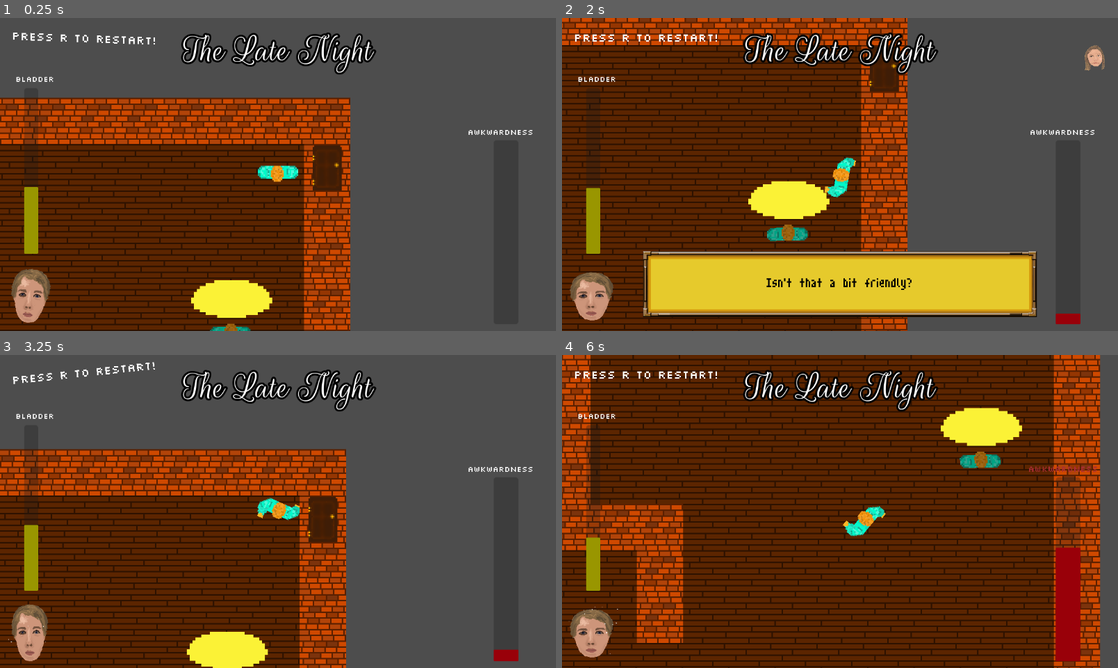
Above: before the commit, frames 1-4 (two rows, left to right).
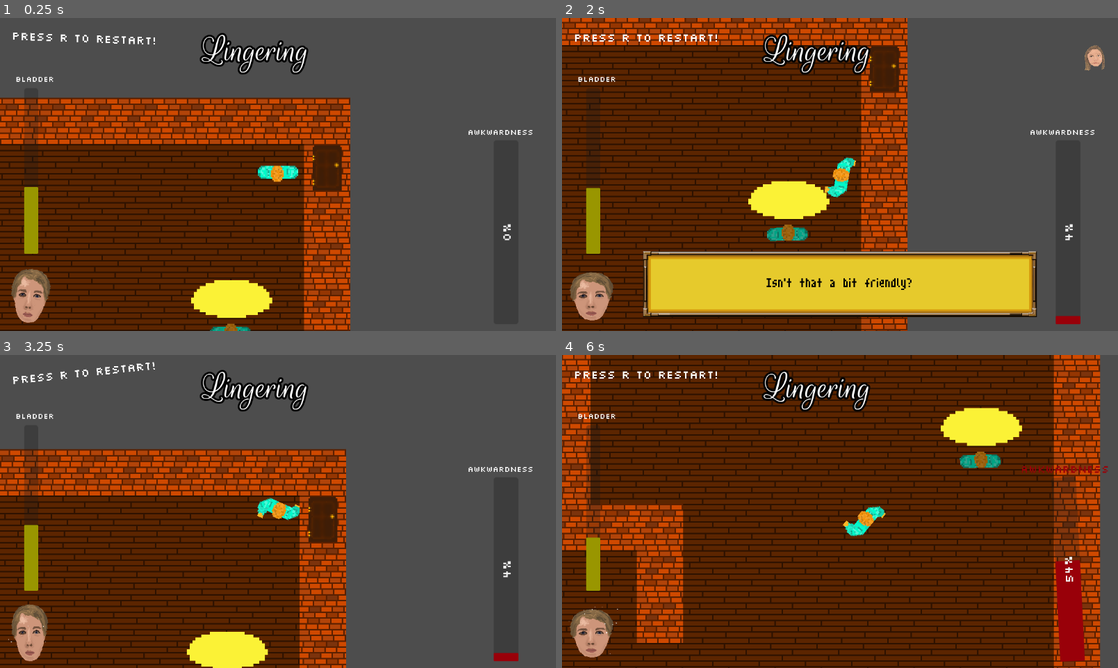
Above: after the commit, the same moments.

Repository: Jibby-Games/PizzaJam11
Game: Godot game, scene res://levels/PartyGame/house2.tscn
The game is run twice, just before and just after one commit, with the same random seed, the same clock (stepped at 60 frames per second) and the same inputs. This scene is started directly instead of the project's main scene.
Inputs (mouse positions are in pixels of both pictures, inside the frame that each line leads up to):
- Up to frame 1 (0.25 s): no input
- Up to frame 2 (2 s): tap R (restart) at 0.5, 1.25 s; move the mouse to (962, 158) at 0.52 s; press the mouse at (962, 158) at 0.53 s; hold D (right) 0.53-1.28 s; tap Enter (ui_accept) at 0.77, 1.52 s; move the mouse to (728, 190) at 1.27 s; release the mouse at (728, 190) at 1.28 s; hold S (down) from 1.28 s (still down); click (728, 190) at 1.35 s
- Up to frame 3 (3.25 s): tap R (restart) at 2, 2.75 s; move the mouse to (333, 442) at 2.02 s; release S (down) at 2.03 s; press the mouse at (333, 442) at 2.03 s; hold D (right) 2.03-2.78 s; move the mouse to (250, 574) at 2.77 s; release the mouse at (250, 574) at 2.78 s; hold W (up) from 2.78 s (still down); click (250, 574) at 2.85 s; tap Enter (ui_accept) at 3.02 s
- Up to frame 4 (6 s): tap R (restart) at 3.5, 4.25 s; move the mouse to (1006, 558) at 3.52 s; release W (up) at 3.53 s; press the mouse at (1006, 558) at 3.53 s; hold A (left) 3.53-5.03 s; tap Enter (ui_accept) at 3.77, 4.52 s; move the mouse to (673, 464) at 4.27 s; release the mouse at (673, 464) at 4.28 s; click (673, 464) at 4.35 s; move the mouse to (867, 511) at 5.02 s; press the mouse at (867, 511) at 5.03 s; hold S (down) 5.03-5.78 s; move the mouse to (756, 433) at 5.77 s; release the mouse at (756, 433) at 5.78 s; hold D (right) from 5.78 s (still down); click (756, 433) at 5.85 s

The runs differ from the first frame. In frame 1, 2.3% of the frame differs, in the area x 32-92%, y 4-72%; in frame 2, 2.5%; in frame 3, 2.4%; in frame 4, 3.2%, in the area x 8-99%, y 4-98%.

Commit message:
fix: level names and reduce awkward timer

Diff:
--- a/levels/PartyGame/house0.tscn
+++ b/levels/PartyGame/house0.tscn
@@ -10,7 +10,7 @@
 
 [node name="Level" instance=ExtResource("1_p5jp2")]
 script = ExtResource("2_hlqrf")
-level_name = "The Party"
+level_name = "Mingling"
 music_track = "sensual"
 
 [node name="TileMap" parent="." index="0"]
--- a/levels/PartyGame/house1.tscn
+++ b/levels/PartyGame/house1.tscn
@@ -3,9 +3,9 @@
 [ext_resource type="Script" path="res://levels/PartyGame/house1.gd" id="1_n11yo"]
 [ext_resource type="PackedScene" uid="uid://b8xwphmndk8fr" path="res://levels/base_level.tscn" id="1_ts1bo"]
 [ext_resource type="PackedScene" uid="uid://164aiq1258ql" path="res://objects/awkward_trigger.tscn" id="2_luga6"]
+[ext_resource type="Resource" uid="uid://tt06b2l5tvh3" path="res://levels/PartyGame/dog_awkward_data.tres" id="3_ynrsy"]
 [ext_resource type="Script" path="res://awkward_scenarios/awkward_scenario_data.gd" id="4_ljcxp"]
 [ext_resource type="Resource" uid="uid://cwd6dj04cwly6" path="res://levels/PartyGame/leaving_awkward_scene.tres" id="4_qhbga"]
-[ext_resource type="Resource" uid="uid://i8otugdnmjmq" path="res://awkward_scenarios/dog_awkward_data.tres" id="5_hobxe"]
 [ext_resource type="PackedScene" uid="uid://dibhmbwefhtgx" path="res://objects/door_trigger.tscn" id="5_ua6fa"]
 
 [sub_resource type="Resource" id="Resource_rp1um"]
@@ -39,6 +39,8 @@
 
 [node name="Level" instance=ExtResource("1_ts1bo")]
 script = ExtResource("1_n11yo")
+level_name = "The Crescendo"
+music_track = "jazz"
 
 [node name="TileMap" parent="." index="0"]
 layer_0/tile_data = PackedInt32Array(65537, 131072, 0, 1, 131072, 0, -65535, 131072, 0, 65538, 131072, 0, 2, 131072, 0, …(4677 unchanged characters)…
@@ -54,7 +56,7 @@
 
 [node name="Dog2AwkwardTrigger" parent="." index="3" instance=ExtResource("2_luga6")]
 position = Vector2(347, 120)
-awkward_scenario = ExtResource("5_hobxe")
+awkward_scenario = ExtResource("3_ynrsy")
 
 [node name="HostAwkwardTrigger" parent="." index="4" instance=ExtResource("2_luga6")]
 position = Vector2(56, -13)
--- a/levels/PartyGame/house2.tscn
+++ b/levels/PartyGame/house2.tscn
@@ -38,7 +38,8 @@
 
 [node name="Level" instance=ExtResource("1_gmixg")]
 script = ExtResource("2_8dts4")
-level_name = "The Late Night"
+level_name = "Lingering"
+music_track = "theme"
 
 [node name="TileMap" parent="." index="0"]
 layer_0/tile_data = PackedInt32Array(65537, 131072, 0, 1, 131072, 0, -65535, 131072, 0, 65538, 131072, 0, 2, 131072, 0, …(4677 unchanged characters)…
--- a/ui/awkward_event_system.gd
+++ b/ui/awkward_event_system.gd
@@ -6,7 +6,7 @@
 var player_portrait_head: AnimatedSprite2D
 var event_running := false
 # Increase this to make the bar go up faster during events
-var awkwardness_build_up := 5.0
+var awkwardness_build_up := 1.0
 
 var awk_sounds := [
 	"res://sounds/awkward/uhhh1.mp3",
--- a/ui/ui.tscn
+++ b/ui/ui.tscn
@@ -499,7 +499,7 @@
 anchors_preset = 10
 anchor_right = 1.0
 offset_top = -200.0
-offset_right = 11520.0
+offset_right = 12672.0
 offset_bottom = -20.0
 grow_horizontal = 2
 texture = SubResource("PlaceholderTexture2D_uuvvp")
@@ -511,9 +511,9 @@
 anchor_top = 1.0
 anchor_right = 1.0
 anchor_bottom = 1.0
-offset_top = 20.0
-offset_right = 11520.0
-offset_bottom = 200.0
+offset_top = 668.0
+offset_right = 12672.0
+offset_bottom = 848.0
 grow_horizontal = 2
 grow_vertical = 0
 texture = SubResource("PlaceholderTexture2D_uuvvp")
@@ -840,7 +840,6 @@
 rotation = -1.57079
 pivot_offset = Vector2(190, 25)
 theme_override_styles/fill = SubResource("StyleBoxFlat_lmcye")
-show_percentage = false
 
 [node name="AnimationPlayer" type="AnimationPlayer" parent="Awkwardness"]
 libraries = {
